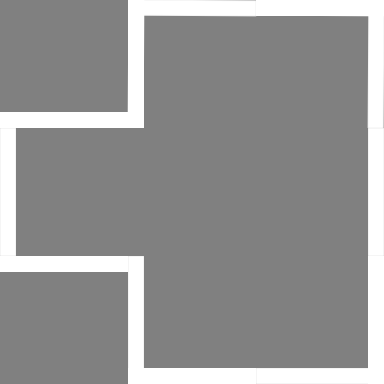
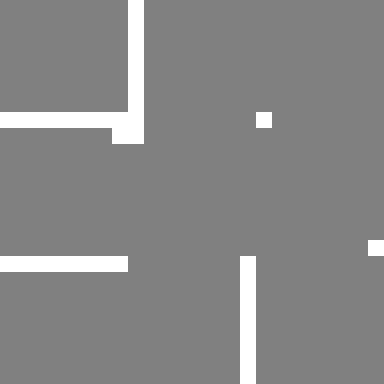
Comparing the layer stacks of the two 384 × 384 images. Changes:
added layer "Layr" above "Objects #1" over (128, 256, 256, 384)
painted on "Objects #1" over (0, 0, 384, 384)
